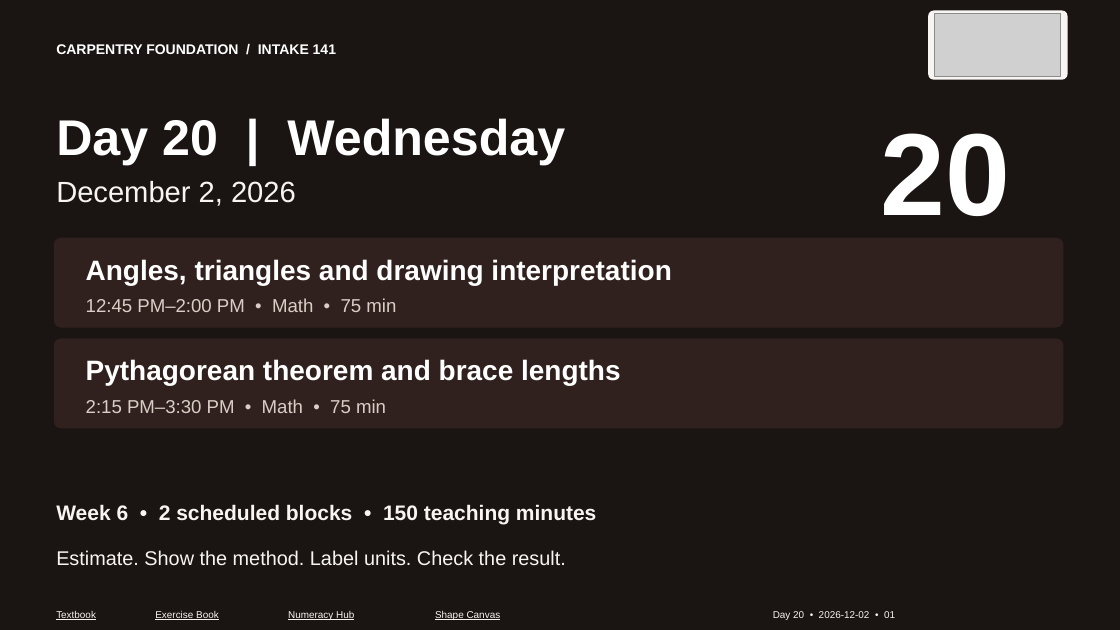
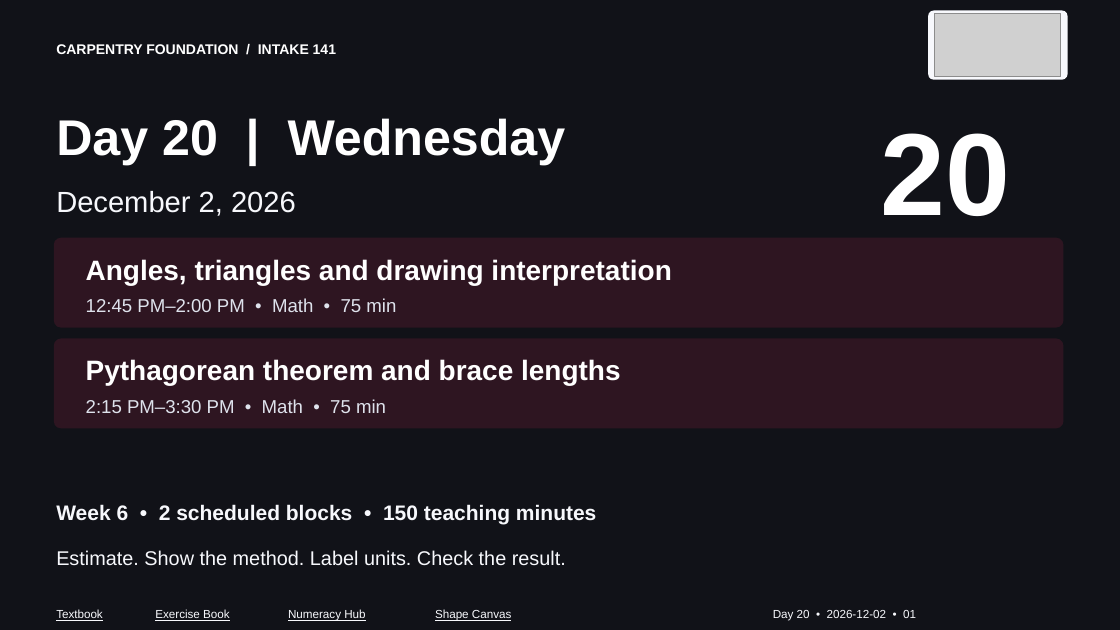
Before and after one commit to GOSTROGIS/access-trades-numeracy, a slide deck: slide 1 of carpentry/intake-141/PowerPoint/Day-20_2026-12-02_Week-6.pptx. Drawn at 1120x630 pixels with LibreOffice and Linux fonts; fonts in the diff are those of the drawing; grey boxes stand for pictures. Boxes give left, top, right and bottom in pixels: in the first picture for what was removed or moved away, otherwise in the second. Text is boxed around its words. In the diff, an @@ line names an element or a change of style, - is before the commit and + after.

Commit message:
Fix slide layout collisions and strengthen colour contrast

```diff
--- a/carpentry/intake-141/PowerPoint/Day-20_2026-12-02_Week-6.pptx
+++ b/carpentry/intake-141/PowerPoint/Day-20_2026-12-02_Week-6.pptx
@@ background #1A1512 to #111218 @@
@@ text "December 2, 2026": place and size @@
-text "December 2, 2026" at bbox=[56, 181, 296, 206]
+text "December 2, 2026" at bbox=[56, 191, 296, 216]
@@ text "December 2, 2026" at bbox=[56, 191, 296, 216]: text colour #F7F4F1 to #F7F8FC @@
@@ rounded rectangle at bbox=[54, 238, 1064, 328]: fill #30211E to #2E1521 @@
@@ text "12:45 PM–2:00 PM • Math ..." at bbox=[86, 298, 396, 312]: text colour #D9CEC5 to #DEE2EC @@
@@ rounded rectangle at bbox=[54, 339, 1064, 429]: fill #30211E to #2E1521 @@
@@ text "2:15 PM–3:30 PM • Math ..." at bbox=[86, 399, 386, 413]: text colour #D9CEC5 to #DEE2EC @@
@@ size 8.5 to 10 pt, text colour #F7F4F1 to #F7F8FC; less space between paragraphs in 5 elements at bbox=[288, 609, 365, 621], bbox=[435, 609, 511, 621], bbox=[155, 609, 230, 621], bbox=[56, 609, 103, 621], bbox=[773, 610, 916, 621] @@
```
Also in this commit, not shown: 44 other slides changed, 51 other files.
